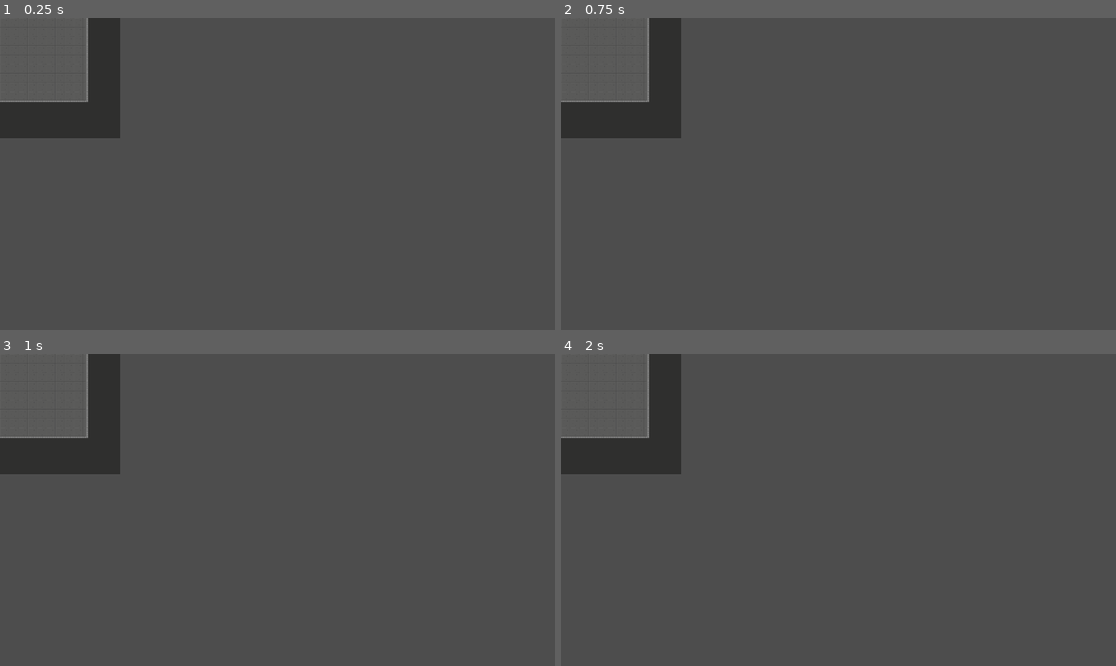
Above: before the commit, frames 1-4 (two rows, left to right).
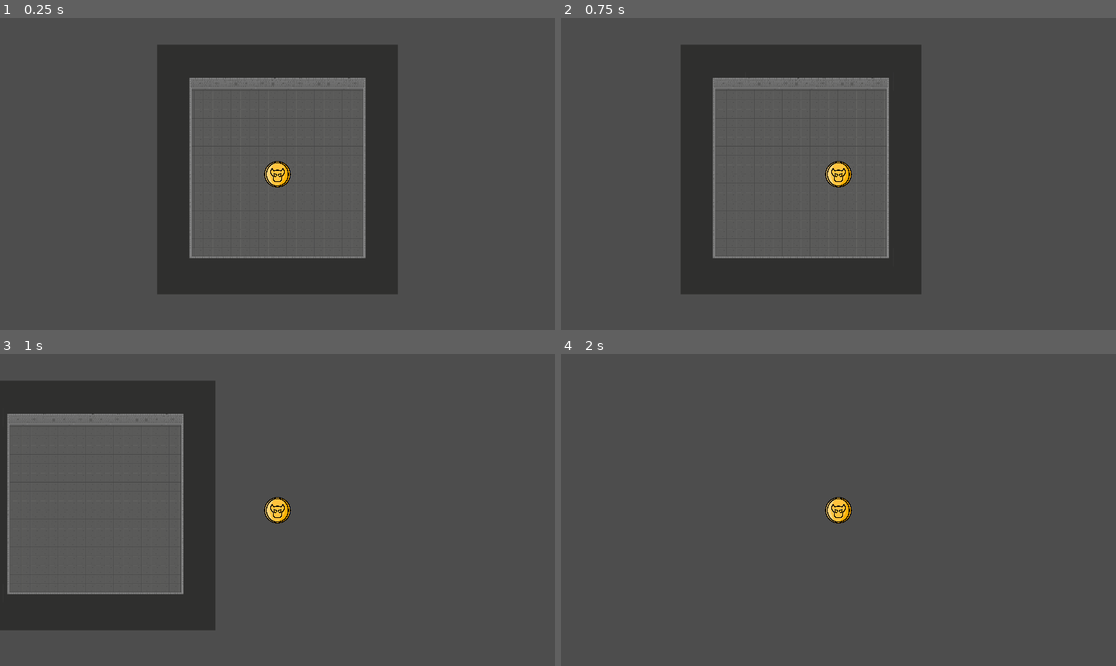
Above: after the commit, the same moments.

Repository: zstenger93/GitHub_Game_Off_2023
Game: Godot game, scene res://Scenes/main_scene.tscn
The game is run twice, just before and just after one commit, with the same random seed, the same clock (stepped at 60 frames per second) and the same inputs.
Inputs:
- Up to frame 1 (0.25 s): no input
- Up to frame 2 (0.75 s): tap Enter at 0.5 s; hold Right (move_right) from 0.53 s (still down)
- Up to frame 3 (1 s): keep holding Right (move_right)
- Up to frame 4 (2 s): release Right (move_right) at 1.28 s; hold S (move_down) from 1.28 s (still down)

The runs differ from the first frame. In frame 1, 22% of the frame differs, in the area x 0-72%, y 0-89%; in frame 2, 22%; in frame 3, 16%; in frame 4, 4.5%.

Commit message:
Movement fix

Diff:
--- a/Scales_Of_Anubis/Prefabs/player.tscn
+++ b/Scales_Of_Anubis/Prefabs/player.tscn
@@ -14,13 +14,18 @@
 "speed": 5.0
 }]
 
+[sub_resource type="CircleShape2D" id="CircleShape2D_3vmkx"]
+radius = 46.0977
+
 [node name="player" type="CharacterBody2D"]
 script = ExtResource("2_jpjtu")
 
 [node name="AnimatedSprite2D" type="AnimatedSprite2D" parent="."]
+scale = Vector2(0.2, 0.2)
 sprite_frames = SubResource("SpriteFrames_q5vxh")
 animation = &"idle"
 
 [node name="CollisionShape2D" type="CollisionShape2D" parent="."]
+shape = SubResource("CircleShape2D_3vmkx")
 
 [node name="Camera2D" type="Camera2D" parent="."]
--- a/Scales_Of_Anubis/Scenes/main_scene.tscn
+++ b/Scales_Of_Anubis/Scenes/main_scene.tscn
@@ -1,5 +1,6 @@
-[gd_scene load_steps=4 format=3 uid="uid://cn7sl1xju31fu"]
-
+[gd_scene load_steps=5 format=3 uid="uid://cn7sl1xju31fu"]
+
+[ext_resource type="PackedScene" uid="uid://nbces0nfq65q" path="res://Prefabs/player.tscn" id="1_qxomt"]
 [ext_resource type="Texture2D" uid="uid://dvda3q8onktqd" path="res://Sprites/tempsheet.png" id="1_wqwnk"]
 
 [sub_resource type="TileSetAtlasSource" id="TileSetAtlasSource_qjp34"]
@@ -344,3 +345,5 @@
 cell_quadrant_size = 32
 format = 2
 layer_0/tile_data = PackedInt32Array(-589833, 655360, 1, -589832, 720896, 1, -589831, 786432, 1, -589830, 851968, 1, -5 …(7791 unchanged characters)…
+
+[node name="player" parent="." instance=ExtResource("1_qxomt")]
--- a/Scales_Of_Anubis/Scripts/Player.gd
+++ b/Scales_Of_Anubis/Scripts/Player.gd
@@ -5,15 +5,15 @@
 	pass # Replace with function body.
 
 # Called every frame. 'delta' is the elapsed time since the previous frame.
-func _process(delta):
+func _physics_process(delta):
 	var speed = 100.0
 
 	if Input.is_action_pressed("move_up"):
-		velocity.y += -speed
+		velocity.y -= speed
 	if Input.is_action_pressed("move_down"):
 		velocity.y += speed
 	if Input.is_action_pressed("move_left"):
-		velocity.x += -speed
+		velocity.x -= speed
 	if Input.is_action_pressed("move_right"):
 		velocity.x += speed
 
Not shown: 1 places in Scales_Of_Anubis/Prefabs/player.tscn that only renumber resources
